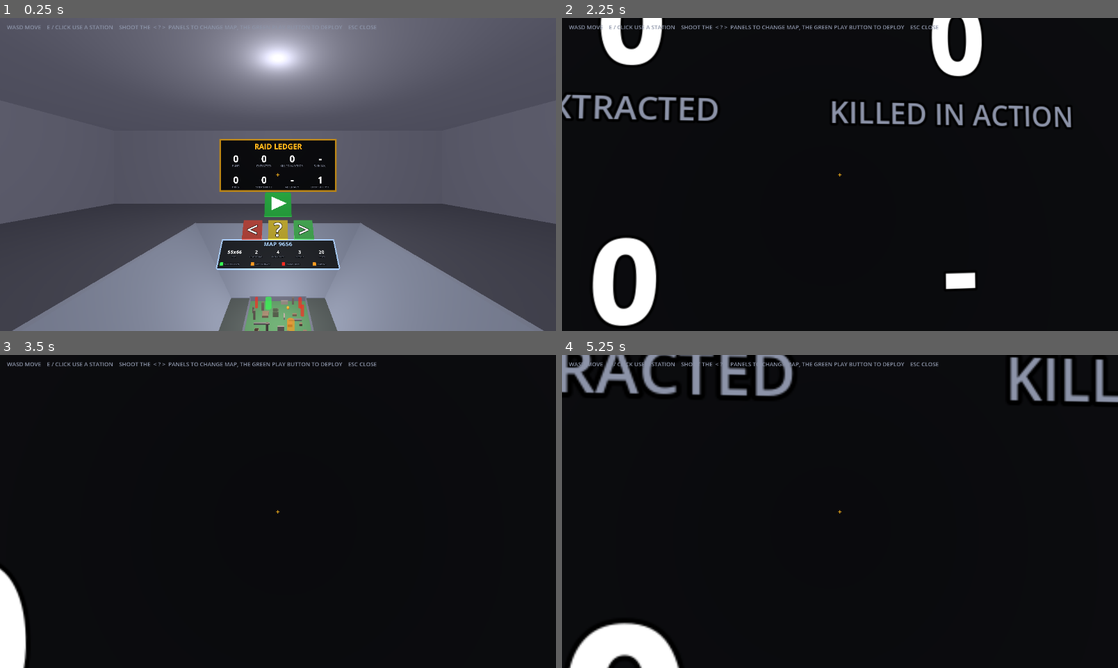
Above: before the commit, frames 1-4 (two rows, left to right).
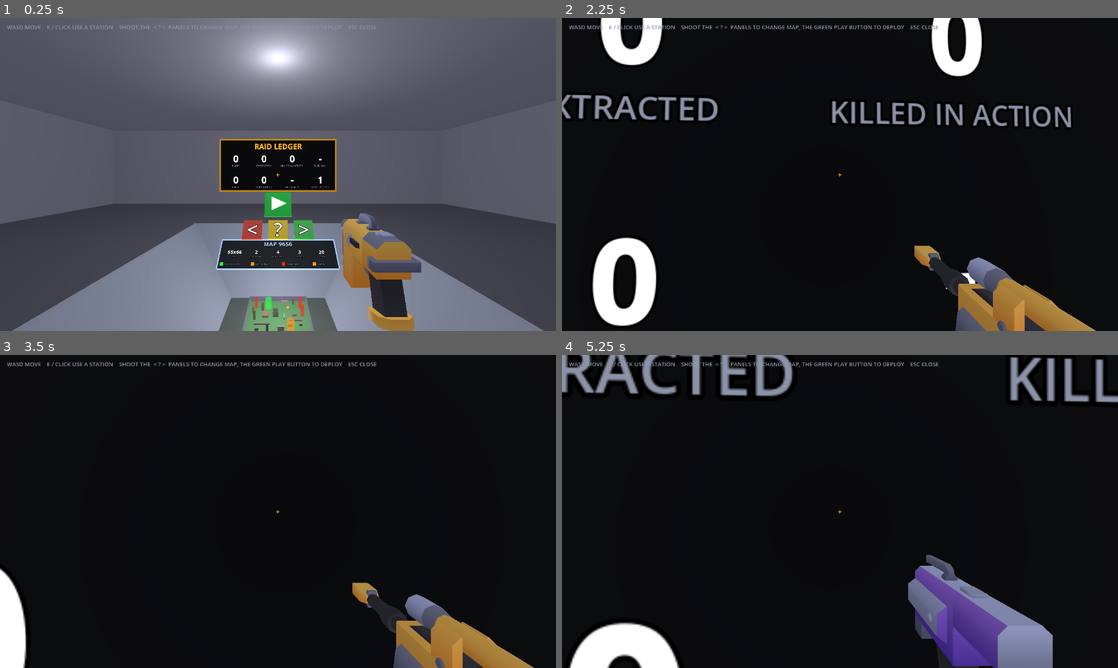
Above: after the commit, the same moments.

Repository: LearnEndlessly/VideoGameFoldr
Game: Godot game, scene res://main.tscn
The game is run twice, just before and just after one commit, with the same random seed, the same clock (stepped at 60 frames per second) and the same inputs.
Inputs (mouse positions are in pixels of both pictures, inside the frame that each line leads up to):
- Up to frame 1 (0.25 s): no input
- Up to frame 2 (2.25 s): tap Enter at 0.5 s; move the mouse to (867, 174) at 0.52 s; hold W from 0.53 s (still down); tap Tab at 0.6 s; click (867, 174) at 0.67 s; tap Space at 0.77, 1.52 s; move the mouse to (812, 174) at 1.27 s; tap 1 at 1.35 s; move the mouse to (851, 168) at 2.02 s; tap 3 at 2.1 s
- Up to frame 3 (3.5 s): keep holding W; tap Space at 2.75, 3.02 s; move the mouse to (272, 517) at 2.77 s; tap R at 2.85 s; click (272, 517) at 2.92 s
- Up to frame 4 (5.25 s): keep holding W; move the mouse to (878, 514) at 3.52 s; tap E at 3.6 s; tap Space at 3.77, 4.52 s; move the mouse to (795, 508) at 4.27 s; tap Shift at 4.35 s; move the mouse to (845, 511) at 5.02 s; tap 2 at 5.1 s; click (845, 511) at 5.17 s

The runs differ from the first frame. In frame 1, 3.2% of the frame differs, in the area x 61-76%, y 62-100%; in frame 2, 3.8%; in frame 3, 3.8%; in frame 4, 5.6%, in the area x 62-89%, y 63-100%.

Commit message:
Organize Kenney assets into weapons/props/buildings; sniper rifle model, Scope attachment, prototype-kit cover, walls and roofs
The raw kits moved under assets/ (git-ignored). Models are copied into assets/weapons, assets/props and assets/buildings with their textures and license; load_fitted() stretches a piece over the existing collision box. gitignore now hides only the raw kits.

Co-Authored-By: Claude Sonnet 5.5 <noreply@anthropic.com>

Diff:
--- a/data/attachments.gd
+++ b/data/attachments.gd
@@ -4,10 +4,13 @@
 # BROKEN and does nothing until it is repaired at the ammo depot with REPAIR_SCRAP scrap (looted from enemies).
 #   durability: shots it lasts    effects (all optional):
 #   damage: damage multiplier   spread: spread multiplier   cooldown: wait-between-shots multiplier
-#   reload: reload-time multiplier
+#   reload: reload-time multiplier   zoom: multiplies the weapon's zoom field of view (0.5 = twice as far; a weapon with
+#   a working scope shows the scope view once zoomed in far enough)
+#   model: the Kenney Blaster Kit piece shown when it lies on the ground
 const REPAIR_SCRAP := 5
 const DATA := {
-	"att_heavy_barrel": {"name": "Heavy Barrel", "desc": "+20% damage", "durability": 120, "damage": 1.2},
-	"att_compensator": {"name": "Compensator", "desc": "half the spread, 10% faster firing", "durability": 120, "spread": 0.5, "cooldown": 0.9},
-	"att_speed_loader": {"name": "Speed Loader", "desc": "25% faster reloads", "durability": 120, "reload": 0.75},
+	"att_heavy_barrel": {"name": "Heavy Barrel", "desc": "+20% damage", "durability": 120, "damage": 1.2, "model": "res://assets/weapons/kenney_blaster_kit/silencer-larger.glb"},
+	"att_compensator": {"name": "Compensator", "desc": "half the spread, 10% faster firing", "durability": 120, "spread": 0.5, "cooldown": 0.9, "model": "res://assets/weapons/kenney_blaster_kit/silencer-small.glb"},
+	"att_speed_loader": {"name": "Speed Loader", "desc": "25% faster reloads", "durability": 120, "reload": 0.75, "model": "res://assets/weapons/kenney_blaster_kit/clip-large.glb"},
+	"att_scope": {"name": "Scope", "desc": "zoom in twice as far, through a scope", "durability": 120, "zoom": 0.5, "model": "res://assets/weapons/kenney_blaster_kit/scope-large-a.glb"},
 }
--- a/data/loot.gd
+++ b/data/loot.gd
@@ -10,6 +10,7 @@
 	"scrap": {"weight": 0, "min": 1, "max": 1, "stack": 30, "shape": "gear", "color": Color(0.6, 0.62, 0.66)},  # enemy drops only; repairs attachments
 	"att_heavy_barrel": {"weight": 0, "min": 1, "max": 1, "stack": 1, "shape": "diamond", "color": Color(0.8, 0.4, 1.0)},  # attachments: see data/attachments.gd
 	"att_compensator": {"weight": 0, "min": 1, "max": 1, "stack": 1, "shape": "diamond", "color": Color(0.8, 0.4, 1.0)},
+	"att_scope": {"weight": 0, "min": 1, "max": 1, "stack": 1, "shape": "diamond", "color": Color(0.8, 0.4, 1.0)},
 	"att_speed_loader": {"weight": 0, "min": 1, "max": 1, "stack": 1, "shape": "diamond", "color": Color(0.8, 0.4, 1.0)},
 	"repair_kit": {"weight": 0, "min": 1, "max": 1, "stack": 3, "shape": "diamond", "color": Color(0.3, 0.6, 1.0)},
 }
--- a/data/scenery.gd
+++ b/data/scenery.gd
@@ -1,12 +1,12 @@
-# Cover shapes and shelter dimensions. Sizes are [min, max] in metres; each cover box
+# Cover shapes and shelter dimensions. "model" is the Kenney Prototype Kit piece stretched over the box (scripts/model.gd). Sizes are [min, max] in metres; each cover box
 # is rolled from one type and turned 90 degrees half the time.
 #   fat = big block, tall = pillar, thin = wall slab, long = low barrier, block = small crate-like cover
 const COVER_TYPES := {
-	"fat": {"weight": 3, "x": [5.0, 8.0], "y": [1.5, 3.0], "z": [5.0, 8.0], "color": Color(0.5, 0.4, 0.3)},
-	"tall": {"weight": 2, "x": [1.5, 2.5], "y": [5.0, 8.0], "z": [1.5, 2.5], "color": Color(0.4, 0.35, 0.3)},
-	"thin": {"weight": 3, "x": [0.5, 1.0], "y": [2.0, 3.5], "z": [4.0, 8.0], "color": Color(0.55, 0.5, 0.45)},
-	"long": {"weight": 2, "x": [10.0, 16.0], "y": [1.0, 1.8], "z": [1.2, 2.0], "color": Color(0.45, 0.42, 0.4)},
-	"block": {"weight": 3, "x": [2.0, 4.0], "y": [1.5, 3.0], "z": [2.0, 4.0], "color": Color(0.5, 0.4, 0.3)},
+	"fat": {"model": "res://assets/props/kenney_prototype_kit/shape-cube-rounded.glb", "weight": 3, "x": [5.0, 8.0], "y": [1.5, 3.0], "z": [5.0, 8.0], "color": Color(0.5, 0.4, 0.3)},
+	"tall": {"model": "res://assets/buildings/kenney_prototype_kit/column.glb", "weight": 2, "x": [1.5, 2.5], "y": [5.0, 8.0], "z": [1.5, 2.5], "color": Color(0.4, 0.35, 0.3)},
+	"thin": {"model": "res://assets/buildings/kenney_prototype_kit/wall.glb", "weight": 3, "x": [0.5, 1.0], "y": [2.0, 3.5], "z": [4.0, 8.0], "color": Color(0.55, 0.5, 0.45)},
+	"long": {"model": "res://assets/props/kenney_prototype_kit/shape-cube.glb", "weight": 2, "x": [10.0, 16.0], "y": [1.0, 1.8], "z": [1.2, 2.0], "color": Color(0.45, 0.42, 0.4)},
+	"block": {"model": "res://assets/props/kenney_prototype_kit/shape-cube.glb", "weight": 3, "x": [2.0, 4.0], "y": [1.5, 3.0], "z": [2.0, 4.0], "color": Color(0.5, 0.4, 0.3)},
 }
 
 # Shelters (safe zones): small nooks coloured like the cover so they blend in.
--- a/data/weapons.gd
+++ b/data/weapons.gd
@@ -12,7 +12,7 @@
 const DATA := {
 	"pistol": {"name": "Pistol", "damage": 25, "pellets": 1, "spread": 0.0, "cooldown": 0.25, "effective": 25.0, "max": 60 …(318 unchanged characters)…
 	"scattergun": {"name": "Scattergun", "damage": 14, "pellets": 8, "spread": 0.07, "cooldown": 0.9, "effective": 10.0, " …(327 unchanged characters)…
-	"sniper": {"name": "Sniper Rifle", "damage": 100, "pellets" …(330 unchanged characters)… sets/weapons/kenney_blaster_kit/blaster-k.glb", "model_scale": 0.85},
+	"sniper": {"name": "Sniper Rifle", "damage": 100, "pellets" …(330 unchanged characters)… sets/weapons/kenney_blaster_kit/blaster-e.glb", "model_scale": 0.42},
 }
 const FALLOFF_MIN := 0.3
 
--- a/scripts/crate.gd
+++ b/scripts/crate.gd
@@ -1,6 +1,9 @@
 extends StaticBody3D
 
 const Loot = preload("res://data/loot.gd")
+const Model = preload("res://scripts/model.gd")
+
+const MODEL := "res://assets/props/kenney_blaster_kit/crate-medium.glb"  # Kenney Blaster Kit
 
 # Each crate rolls from its own seed, so contents don't depend on open order.
 var seed_value := 0
@@ -12,12 +15,17 @@
 var contents: Array = []  # [[id, qty], ...] still inside; rolled on first take
 var _rolled := false
 var _mat := StandardMaterial3D.new()
+var _art: Node3D  # the crate model, if it loaded
 
 func _ready() -> void:
 	add_to_group("lootable")
 	var shape := CollisionShape3D.new()
 	shape.shape = BoxShape3D.new()
 	add_child(shape)
+	_art = Model.load_fitted(MODEL, Vector3.ONE, color)
+	if _art != null:
+		add_child(_art)
+		return
 	var mesh := MeshInstance3D.new()
 	mesh.mesh = BoxMesh.new()
 	_mat.albedo_color = color
@@ -45,4 +53,6 @@
 	contents = left
 	if left.is_empty():
 		_mat.albedo_color = Color(0.3, 0.3, 0.3)
+		if _art != null:
+			Model.tint_all(_art, Color(0.3, 0.3, 0.3))
 	return taken
--- a/scripts/main.gd
+++ b/scripts/main.gd
@@ -24,7 +24,12 @@
 const PauseMenu = preload("res://scripts/pause_menu.gd")
 const Scope = preload("res://scripts/scope.gd")
 const Tracer = preload("res://scripts/tracer.gd")
+const Model = preload("res://scripts/model.gd")
 const Difficulty = preload("res://data/difficulty.gd")
+
+# Kenney Prototype Kit pieces (assets/) the map is built from. Collision stays the plain box; these are the looks.
+const WALL_MODEL := "res://assets/buildings/kenney_prototype_kit/wall.glb"
+const FLOOR_MODEL := "res://assets/buildings/kenney_prototype_kit/floor-thick.glb"
 
 const EXTRACT_ZONES := {
 	"A": {"name": "Safe route", "color": Color(0, 1, 0.2, 0.25)},
@@ -127,10 +132,10 @@
 	_roll_map_size()
 	_gap = rng.randf_range(Tuning.PATH_GAP_RANGE[0], Tuning.PATH_GAP_RANGE[1])
 	var wall_color := Color(0.4, 0.4, 0.45)
-	_add_box(Vector3(half_w * 2.0, 1, half_d * 2.0), Vector3(0, -0.5, 0), Color(0.3, 0.5, 0.3))
+	_add_box(Vector3(half_w * 2.0, 1, half_d * 2.0), Vector3(0, -0.5, 0), Color(0.3, 0.5, 0.3), FLOOR_MODEL)
 	for s in [-1, 1]:
-		_add_box(Vector3(half_w * 2.0 + 2.0, 4, 1), Vector3(0, 2, s * (half_d + 0.5)), wall_color)
-		_add_box(Vector3(1, 4, half_d * 2.0 + 2.0), Vector3(s * (half_w + 0.5), 2, 0), wall_color)
+		_add_box(Vector3(half_w * 2.0 + 2.0, 4, 1), Vector3(0, 2, s * (half_d + 0.5)), wall_color, WALL_MODEL)
+		_add_box(Vector3(1, 4, half_d * 2.0 + 2.0), Vector3(s * (half_w + 0.5), 2, 0), wall_color, WALL_MODEL)
 
 	# Order matters: the big fixed things go in first (they may overlap if the map is too
 	# small), then shelters with their screening cover, then general cover fills whatever
@@ -772,7 +777,7 @@
 	if p == null:
 		return
 	_cover.append(p)
-	_add_box(size, p + Vector3(0, size.y / 2.0, 0), t["color"])
+	_add_box(size, p + Vector3(0, size.y / 2.0, 0), t["color"], t.get("model", ""))
 
 # Safe nooks: small, coloured like the cover, door facing a random way, with cover pieces
 # placed in front of the door so they are hard to spot from the open. They are placed
@@ -904,7 +909,7 @@
 			var mid: float = (seg[0] + seg[1]) / 2.0
 			var size := Vector3(length, height, thick) if side < 2 else Vector3(thick, height, length)
 			var pos := center + n * (outer / 2.0 - thick / 2.0) + along * mid + Vector3(0, height / 2.0, 0)
-			_add_box(size, pos, color)
+			_add_box(size, pos, color, WALL_MODEL)
 
 # Looks only, no collision and not in `blocks` or `solids` (so the walk grid and the base map ignore them): a
 # roof, a band of trim under it (a lintel over each doorway), and what says what the building is. The armory
@@ -912,7 +917,7 @@
 # is white with green trim, a red cross on its walls and a big red cross standing on the roof.
 func _dress_building(center: Vector3, size: float, height: float, zone: Dictionary, doors: Array) -> void:
 	var roof_y := height + 0.175
-	_deco(Vector3(size + 0.8, 0.35, size + 0.8), center + Vector3(0, roof_y, 0), zone["roof_color"])
+	_deco(Vector3(size + 0.8, 0.35, size + 0.8), center + Vector3(0, roof_y, 0), zone["roof_color"], FLOOR_MODEL)
 	for side in 4:
 		var n := _side_normal(side)
 		var wall_pos := center + n * (size / 2.0 + 0.04)
@@ -939,7 +944,13 @@
 			for sz in [-1, 1]:
 				_deco(Vector3(0.9, 0.6, 0.9), center + Vector3(sx, 0, sz) * (size / 2.0 + 0.2) + Vector3(0, height + 0.35 + 0.3, 0), zone["roof_color"])
 
-func _deco(size: Vector3, pos: Vector3, color: Color) -> void:
+func _deco(size: Vector3, pos: Vector3, color: Color, model := "") -> void:
+	if model != "":
+		var fitted := Model.load_fitted(model, size, color)
+		if fitted != null:
+			fitted.position = pos
+			add_child(fitted)
+			return
 	var mesh := MeshInstance3D.new()
 	var bm := BoxMesh.new()
 	bm.size = size
@@ -1167,7 +1178,7 @@
 	extract_zones.append({"id": id, "name": def["name"], "pos": pos, "color": def["color"], "area": area,
 		"beam": mesh, "label": label, "mat": mat, "hold": hold})
 
-func _add_box(size: Vector3, pos: Vector3, color: Color) -> void:
+func _add_box(size: Vector3, pos: Vector3, color: Color, model_path := "") -> void:
 	blocks.append([size, pos, color])
 	if pos.y > 0.0:  # everything above the floor blocks walking
 		solids.append(Rect2(Vector2(pos.x - size.x / 2.0, pos.z - size.z / 2.0), Vector2(size.x, size.z)))
@@ -1178,12 +1189,16 @@
 	shape.size = size
 	col.shape = shape
 	body.add_child(col)
-	var mesh := MeshInstance3D.new()
-	var bm := BoxMesh.new()
-	bm.size = size
-	mesh.mesh = bm
-	var mat := StandardMaterial3D.new()
-	mat.albedo_color = color
-	mesh.material_override = mat
-	body.add_child(mesh)
+	var fitted := Model.load_fitted(model_path, size, color) if model_path != "" else null
+	if fitted != null:  # the art; collision above is still the plain box
+		body.add_child(fitted)
+	else:
+		var mesh := MeshInstance3D.new()
+		var bm := BoxMesh.new()
+		bm.size = size
+		mesh.mesh = bm
+		var mat := StandardMaterial3D.new()
+		mat.albedo_color = color
+		mesh.material_override = mat
+		body.add_child(mesh)
 	add_child(body)
--- a/scripts/model.gd
+++ b/scripts/model.gd
@@ -20,3 +20,51 @@
 			return inst
 		inst.free()
 	return null
+
+# Loads a model and stretches it to fill `size` (metres, x y z), centred on the node's origin, tinted by `tint`
+# (multiplied into its colours; white leaves it alone). Kenney's pieces are plain shapes, so stretching them keeps
+# their look. Returns null when the model is missing, so the caller keeps its placeholder box.
+static func load_fitted(path: String, size: Vector3, tint := Color.WHITE) -> Node3D:
+	var m := load_scene(path)
+	if m == null:
+		return null
+	var box := _bounds(m, Transform3D.IDENTITY)
+	if box.size.x <= 0.0001 or box.size.y <= 0.0001 or box.size.z <= 0.0001:
+		m.free()
+		return null
+	var holder := Node3D.new()
+	holder.add_child(m)
+	m.scale = Vector3(size.x / box.size.x, size.y / box.size.y, size.z / box.size.z)
+	m.position = -(box.position + box.size / 2.0) * m.scale
+	tint_all(holder, tint)
+	return holder
+
+# The combined bounding box of every mesh under `node`, in the space of `xform`.
+static func _bounds(node: Node, xform: Transform3D) -> AABB:
+	var box := AABB()
+	var has := false
+	var t := xform
+	if node is Node3D:
+		t = xform * (node as Node3D).transform
+	if node is MeshInstance3D and (node as MeshInstance3D).mesh != null:
+		box = t * (node as MeshInstance3D).get_aabb()
+		has = true
+	for c in node.get_children():
+		var sub := _bounds(c, t)
+		if sub.size != Vector3.ZERO:
+			box = sub if not has else box.merge(sub)
+			has = true
+	return box
+
+# Multiplies `color` into every material under `node` (each mesh gets its own copy, so the shared model is untouched).
+static func tint_all(node: Node, color: Color) -> void:
+	if node is MeshInstance3D:
+		var mi := node as MeshInstance3D
+		for i in mi.mesh.get_surface_count() if mi.mesh != null else 0:
+			var base = mi.get_active_material(i)
+			if base is StandardMaterial3D:
+				var copy: StandardMaterial3D = base.duplicate()
+				copy.albedo_color = color
+				mi.set_surface_override_material(i, copy)
+	for c in node.get_children():
+		tint_all(c, color)
--- a/scripts/pickup.gd
+++ b/scripts/pickup.gd
@@ -4,6 +4,7 @@
 
 const Loot = preload("res://data/loot.gd")
 const Attachments = preload("res://data/attachments.gd")
+const Model = preload("res://scripts/model.gd")
 
 var id := "ammo"
 var qty := 1
@@ -26,6 +27,12 @@
 	add_child(mesh)
 	if Attachments.DATA.has(id):  # super rare: bigger, and named so it is not missed
 		bm.size = Vector3(0.5, 0.5, 0.5)
+		var art := Model.load_scene(Attachments.DATA[id].get("model", ""))
+		if art != null:  # the real part (a scope, a silencer, a magazine) instead of the cube
+			mesh.visible = false
+			art.scale = Vector3.ONE * 2.5
+			art.position.y = 0.5
+			add_child(art)
 		var label := Label3D.new()
 		label.text = Attachments.DATA[id]["name"].to_upper()
 		label.billboard = BaseMaterial3D.BILLBOARD_ENABLED
--- a/scripts/player.gd
+++ b/scripts/player.gd
@@ -264,9 +264,10 @@
 func _update_zoom(delta: float) -> void:
 	zooming = raid != null and not inventory_open and (zoom_input_test or (Input.mouse_mode == Input.MOUSE_MODE_CAPTURED \
 		and Input.is_mouse_button_pressed(MOUSE_BUTTON_RIGHT)))
-	var target: float = float(weapon.get("zoom_fov", BASE_FOV)) if zooming else BASE_FOV
+	var zoom_mult: float = raid.zoom_mult(weapon_id) if raid != null else 1.0  # a Scope attachment
+	var target: float = float(weapon.get("zoom_fov", BASE_FOV)) * zoom_mult if zooming else BASE_FOV
 	_cam.fov = move_toward(_cam.fov, target, ZOOM_FOV_SPEED * delta)
-	scoped = zooming and bool(weapon.get("scope", false)) and _cam.fov < BASE_FOV * 0.5
+	scoped = zooming and (bool(weapon.get("scope", false)) or zoom_mult < 1.0) and _cam.fov < BASE_FOV * 0.5
 	if _viewmodel != null:
 		_viewmodel.visible = not scoped
 
--- a/scripts/raid.gd
+++ b/scripts/raid.gd
@@ -158,6 +158,10 @@
 func _att(weapon_id: String) -> Dictionary:
 	var id := _attachment_id(weapon_id)
 	return Attachments.DATA[id] if id != "" else {}
+
+# What the weapon's working attachment does to its zoom: 1.0 with none, 0.5 for a Scope.
+func zoom_mult(weapon_id: String) -> float:
+	return float(_att(weapon_id).get("zoom", 1.0))
 
 # The player changed weapon: its attachment changes the reload time.
 func weapon_changed() -> void:
--- a/tests/models.gd
+++ b/tests/models.gd
@@ -39,8 +39,21 @@
 			return c
 	return null
 
+func _fitted_check() -> void:
+	var size := Vector3(4.0, 3.0, 0.5)
+	var f := Model.load_fitted("res://assets/buildings/kenney_prototype_kit/wall.glb", size, Color(0.5, 0.4, 0.3))
+	_check(f != null, "a Prototype Kit wall should load")
+	if f != null:
+		var box := Model._bounds(f, Transform3D.IDENTITY)
+		_check(box.size.is_equal_approx(size) and box.get_center().is_equal_approx(Vector3.ZERO), "a fitted model should fill its box exactly and sit centred, got %s at %s" % [box.size, box.get_center()])
+		f.free()
+	_check(Model.load_fitted("res://assets/nope.glb", size) == null, "a missing model falls back to the box")
+	for path in ["res://assets/weapons/kenney_blaster_kit/blaster-e.glb", "res://assets/weapons/kenney_blaster_kit/scope-large-a.glb", "res://assets/props/kenney_blaster_kit/crate-medium.glb", "res://assets/props/kenney_prototype_kit/crate.glb", "res://assets/buildings/kenney_prototype_kit/floor-thick.glb"]:
+		_check(ResourceLoader.exists(path), "%s should be organized under assets/" % path)
+
 func _init() -> void:
 	await process_frame
+	_fitted_check()
 	# The loader.
 	_check(Model.load_scene("") == null, "an empty path must give no model")
 	_check(Model.load_scene("res://assets/does_not_exist.glb") == null, "a missing file must give no model, not an error")
--- a/tests/weapons.gd
+++ b/tests/weapons.gd
@@ -30,8 +30,8 @@
 	for i in n:
 		await physics_frame
 
-func _raid(equipped: String) -> Node:
-	var p := Profile.new(PATH)
+func _raid(equipped: String, with_profile = null) -> Node:
+	var p: Profile = with_profile if with_profile != null else Profile.new(PATH)
 	p.equipped = equipped
 	p.save()
 	Main.show_start = false
@@ -107,6 +107,25 @@
 	main.queue_free()
 	await process_frame
 
+	# A Scope attachment zooms any weapon twice as far and gives it the scope view; broken, it does nothing.
+	var kit := Profile.new(PATH)
+	kit.add_items({"att_scope": 1})
+	kit.attach("pistol", "att_scope")
+	main = await _raid("pistol", kit)
+	player = main._player
+	player.set_physics_process(true)
+	player.zoom_input_test = true
+	await _frames(20)
+	_check(is_equal_approx(player._cam.fov, float(WeaponData.DATA["pistol"]["zoom_fov"]) * 0.5) and player.scoped and main._scope.shown, "a Scope should zoom the pistol twice as far, through the scope view, fov %s" % player._cam.fov)
+	main.raid.att_left["att_scope"] = 0  # broken
+	main.raid.weapon_changed()
+	await _frames(20)
+	_check(is_equal_approx(player._cam.fov, float(WeaponData.DATA["pistol"]["zoom_fov"])) and not player.scoped, "a broken Scope does nothing")
+	player.zoom_input_test = false
+	main.queue_free()
+	await process_frame
+	DirAccess.remove_absolute(PATH)
+
 	# The Ammo Depot offers every weapon, and the choice is saved.
 	DirAccess.remove_absolute(PATH)
 	Main.show_start = true
--- /dev/null
+++ b/tools/preview_models.gd
@@ -0,0 +1,49 @@
+# Run (NOT headless, it needs to render):
+#   Godot --path <project> -s tools/preview_models.gd -- <output.png> <res://model.glb> [<res://model2.glb> ...]
+# Draws each model from the side in a row, left to right, with its file name above, and saves one PNG. For choosing
+# art from assets/ without opening every file.
+extends SceneTree
+
+func _init() -> void:
+	var args := OS.get_cmdline_user_args()
+	var out: String = args[0]
+	var paths: Array = args.slice(1)
+	var vp := SubViewport.new()
+	vp.size = Vector2i(1600, 420)
+	vp.transparent_bg = false
+	vp.render_target_update_mode = SubViewport.UPDATE_ALWAYS
+	root.add_child(vp)
+	var env := WorldEnvironment.new()
+	env.environment = Environment.new()
+	env.environment.background_mode = Environment.BG_COLOR
+	env.environment.background_color = Color(0.25, 0.27, 0.32)
+	env.environment.ambient_light_source = Environment.AMBIENT_SOURCE_COLOR
+	env.environment.ambient_light_color = Color(0.8, 0.8, 0.85)
+	vp.add_child(env)
+	var sun := DirectionalLight3D.new()
+	sun.rotation_degrees = Vector3(-35, -30, 0)
+	vp.add_child(sun)
+	var x := 0.0
+	for p in paths:
+		var scene: PackedScene = load(p)
+		var node: Node3D = scene.instantiate()
+		node.rotation_degrees.y = -90.0  # the weapon's long side (z) runs left to right
+		node.position = Vector3(x, 0, 0)
+		vp.add_child(node)
+		var label := Label3D.new()
+		label.text = str(p).get_file().replace(".glb", "")
+		label.font_size = 48
+		label.pixel_size = 0.004
+		label.position = Vector3(x, 0.45, 0)
+		vp.add_child(label)
+		x += 1.9
+	var cam := Camera3D.new()
+	cam.projection = Camera3D.PROJECTION_ORTHOGONAL
+	cam.size = 1.9 * maxf(paths.size(), 1.0) * 0.26 + 0.2
+	cam.position = Vector3(x / 2.0 - 0.95, 0, 5)
+	vp.add_child(cam)
+	await process_frame
+	await process_frame
+	await RenderingServer.frame_post_draw
+	vp.get_texture().get_image().save_png(out)
+	quit()
Renamed: kenney_prototype-kit/License.txt -> assets/buildings/kenney_prototype_kit/LICENSE.txt
Renamed: kenney_prototype-kit/Models/FBX format/Textures/colormap.png -> assets/buildings/kenney_prototype_kit/Textures/colormap.png
Not shown, added: assets/buildings/kenney_prototype_kit/Textures/colormap.png.import
Renamed: kenney_prototype-kit/Models/GLB format/column-low.glb -> assets/buildings/kenney_prototype_kit/column-low.glb
Not shown, added: assets/buildings/kenney_prototype_kit/column-low.glb.import
Renamed: kenney_prototype-kit/Models/GLB format/column-rounded-low.glb -> assets/buildings/kenney_prototype_kit/column-rounded-low.glb
Not shown, added: assets/buildings/kenney_prototype_kit/column-rounded-low.glb.import
Renamed: kenney_prototype-kit/Models/GLB format/column-rounded.glb -> assets/buildings/kenney_prototype_kit/column-rounded.glb
Not shown, added: assets/buildings/kenney_prototype_kit/column-rounded.glb.import
Renamed: kenney_prototype-kit/Models/GLB format/column-triangle-low.glb -> assets/buildings/kenney_prototype_kit/column-triangle-low.glb
Not shown, added: assets/buildings/kenney_prototype_kit/column-triangle-low.glb.import
Renamed: kenney_prototype-kit/Models/GLB format/column-triangle.glb -> assets/buildings/kenney_prototype_kit/column-triangle.glb
(and 1131 more such lines)
